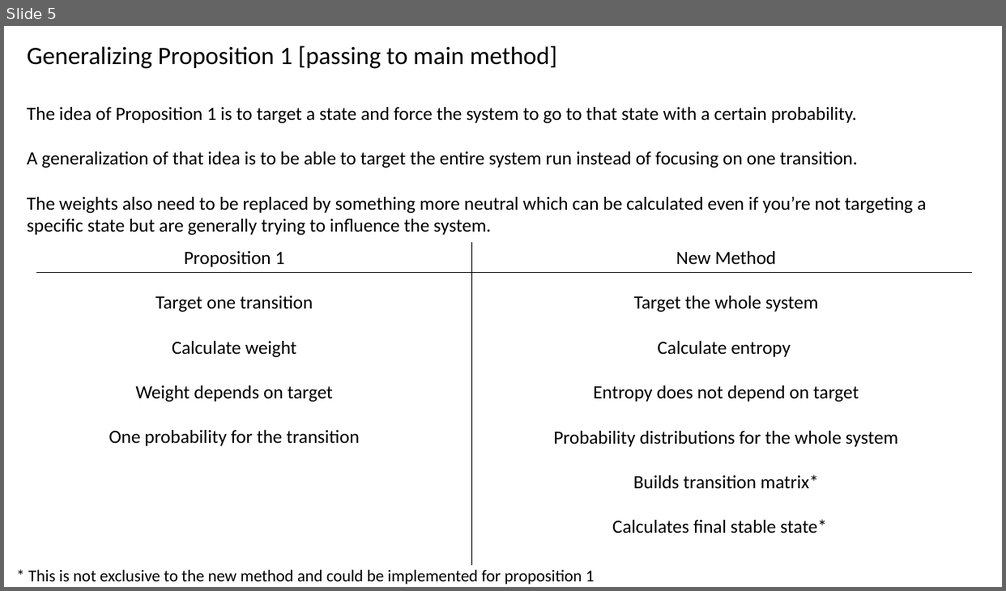
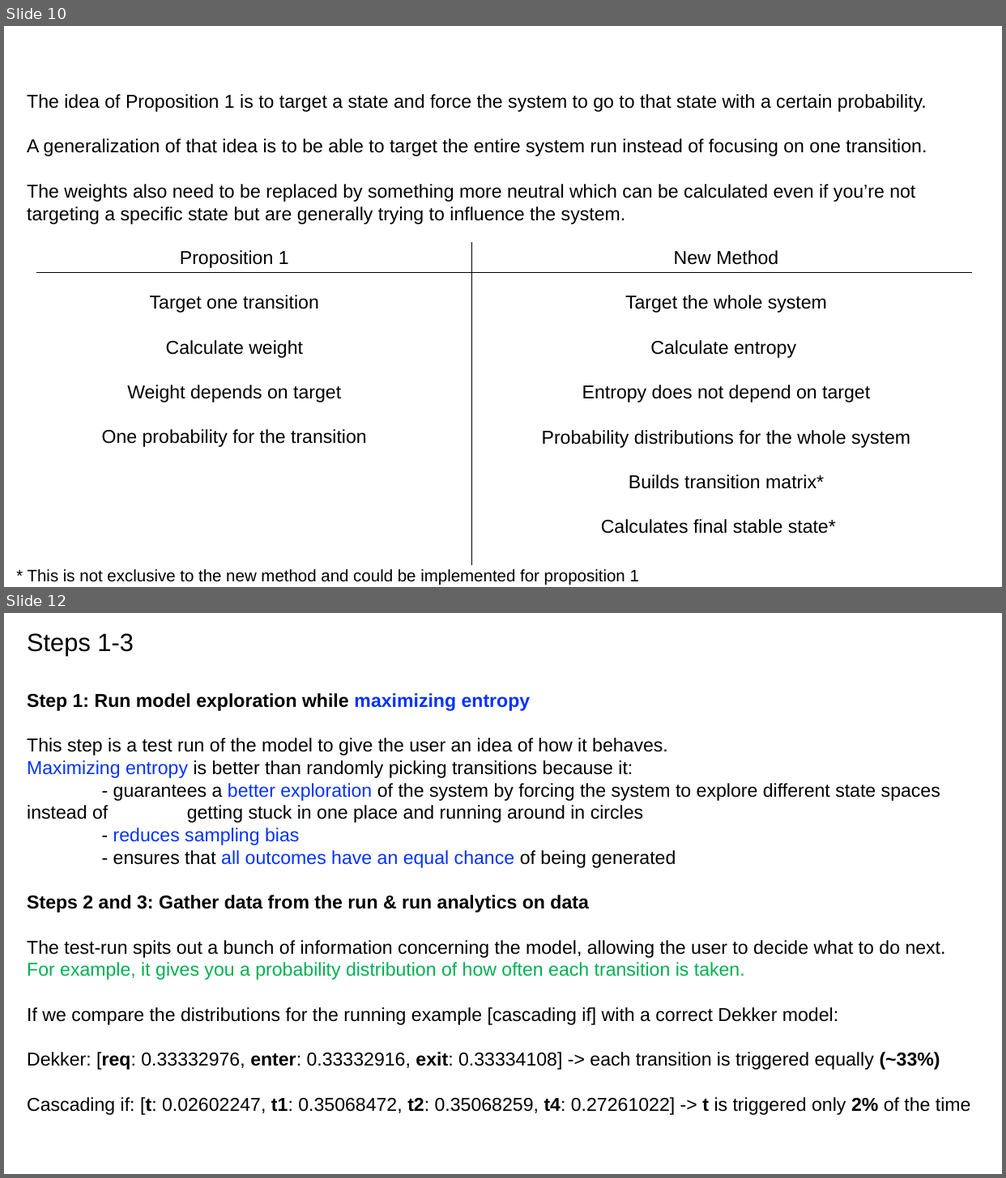
Before and after one commit to cubicle-model-checker/cubicle, a slide deck: mcmc_method.pptx. Shown one above the other, each under a label of ours: slide 5 before the commit, slides 10 and 12 after it; the slides between them are not shown. The pictures are 1006x591 and 1006x1178 pixels, drawn with LibreOffice and Linux fonts; fonts in the diff are those of the drawing. Boxes give left, top, right and bottom in pixels: in the first picture for what was removed or moved away, otherwise in the second. Text is boxed around its words. In the diff, an @@ line names an element or a change of style, - is before the commit and + after.

```diff
--- a/mcmc_method.pptx
+++ b/mcmc_method.pptx
@@ slide 12 added at [4, 613, 1002, 1174], background #FFFFFF @@
@@ text added at [27, 633, 134, 656], 24 pt, text #000000 @@
+Steps 1-3
@@ text added at [27, 693, 971, 1115], 18 pt, text #000000 @@
+Step 1: Run model exploration while maximizing entropy
+This step is a test run of the model to give the user an idea of how it behaves.
+Maximizing entropy is better than randomly picking transitions because it:
+- guarantees a better exploration of the system by forcing the system to explore different state spaces instead of getting stuck in one place and running around in circles
+- reduces sampling bias
+- ensures that all outcomes have an equal chance of being generated
+Steps 2 and 3: Gather data from the run & run analytics on data
+The test-run spits out a bunch of information concerning the model, allowing the user to decide what to do next.
+For example, it gives you a probability distribution of how often each transition is taken.
+If we compare the distributions for the running example [cascading if] with a correct Dekker model:
+Dekker: [req: 0.33332976, enter: 0.33332916, exit: 0.33334108] -> each transition is triggered equally (~33%)
+Cascading if: [t: 0.02602247, t1: 0.35068472, t2: 0.35068259, t4: 0.27261022] -> t is triggered only 2% of the time
@@ what was slide 5 is now slide 10 @@
@@ slide 10 changed as well @@
@@ text removed at [27, 45, 557, 69] @@
-Generalizing Proposition 1 [passing to main method]
@@ font Calibri to Arial in 4 elements at [102, 250, 367, 447], [542, 250, 910, 534], [27, 570, 639, 586], [27, 94, 927, 224] @@
@@ text "The idea of Proposition 1 ...": place and size @@
-text "The idea of Proposition 1 ..." at [27, 107, 926, 235]
+text "The idea of Proposition 1 ..." at [27, 94, 927, 224]
```
Also in this commit, not shown: 8 other slides changed, 14 other slides added, 3 slides removed.
